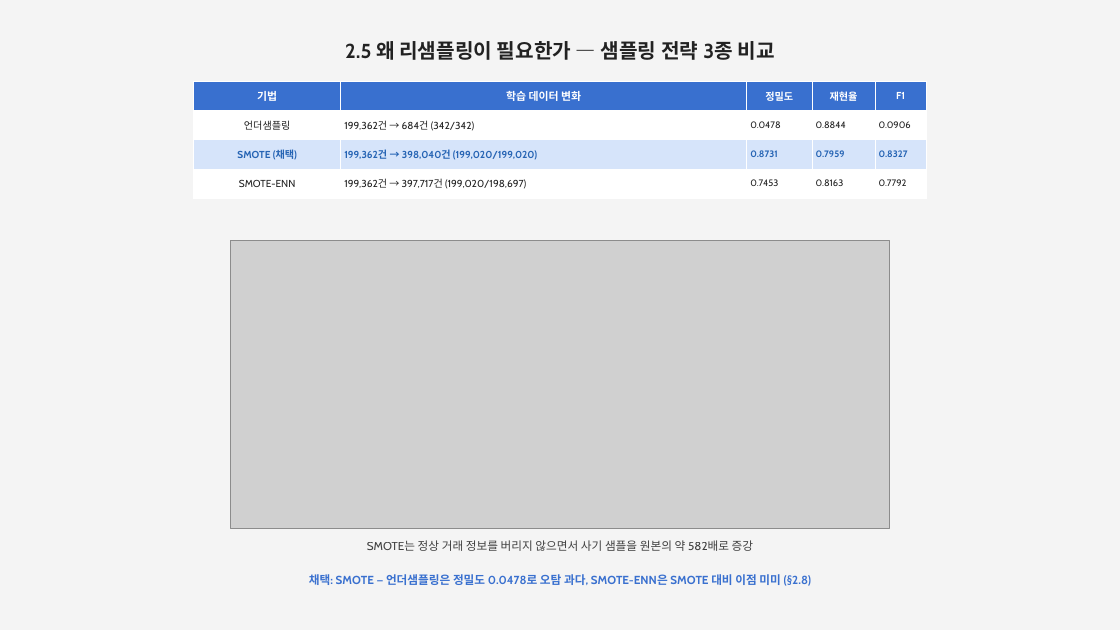
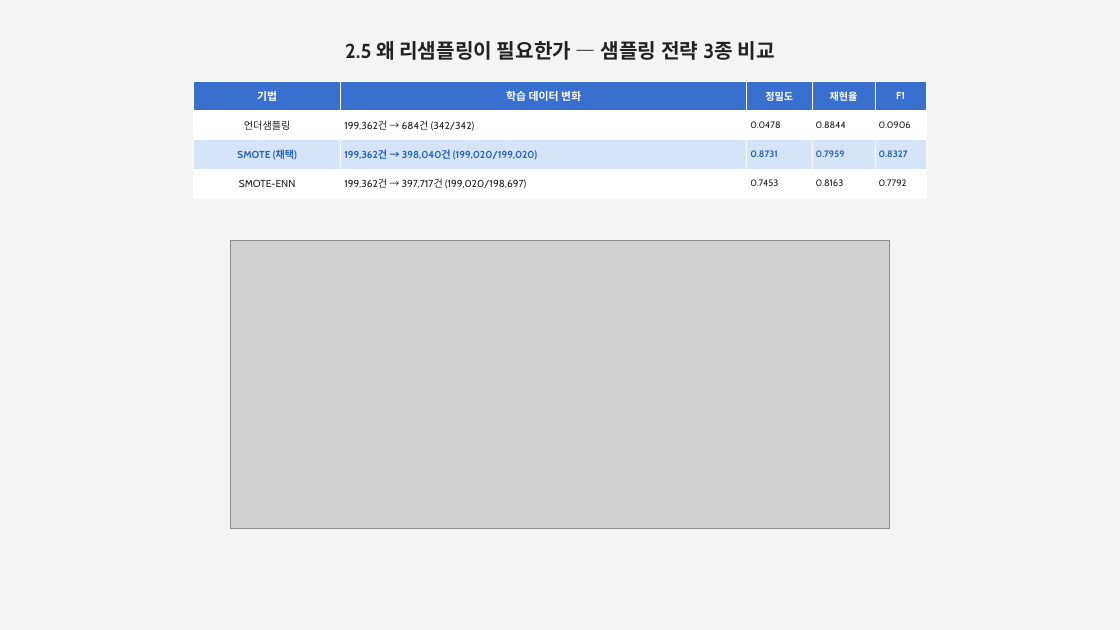
Before and after one commit to jcs19752510-ui/semi_project, a slide deck: slide 9 of report/4차/3_Credit_Card_Fraud_Detection(1).pptx (slide 10 before the commit). Drawn at 1120x630 pixels with LibreOffice and Linux fonts; fonts in the diff are those of the drawing; grey boxes stand for pictures. Boxes give left, top, right and bottom in pixels: in the first picture for what was removed or moved away, otherwise in the second. Text is boxed around its words. In the diff, an @@ line names an element or a change of style, - is before the commit and + after.

```diff
--- a/report/4차/3_Credit_Card_Fraud_Detection(1).pptx
+++ b/report/4차/3_Credit_Card_Fraud_Detection(1).pptx
@@ text removed at (367, 540, 753, 551) @@
-SMOTE는 정상 거래 정보를 버리지 않으면서 사기 샘플을 원본의 약 582배로 증강
@@ text removed at (309, 574, 812, 586) @@
-채택: SMOTE — 언더샘플링은 정밀도 0.0478로 오탐 과다, SMOTE-ENN은 SMOTE 대비 이점 미미 (§2.8)
```
Also in this commit, not shown: 9 other slides changed, 1 slide removed, 2 other files.
